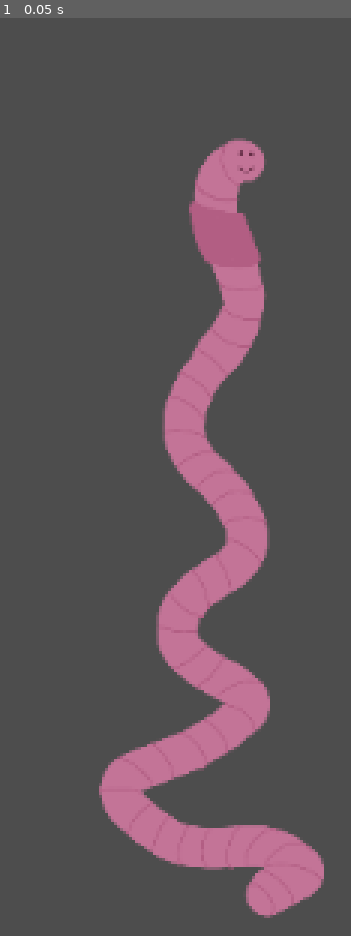
Above: before the commit, frame 1.
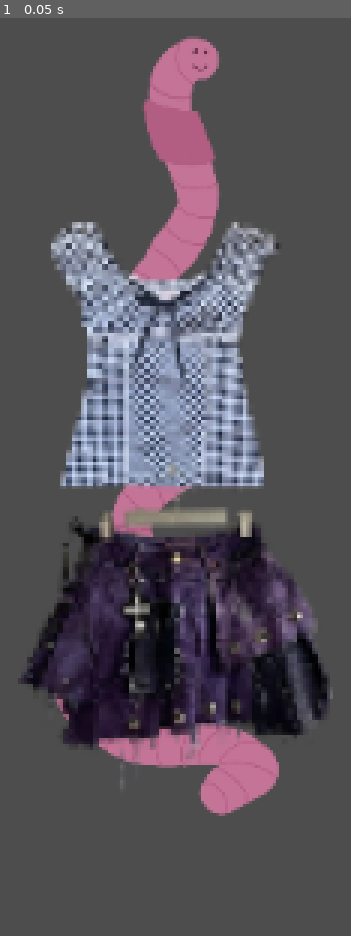
Above: after the commit, the same moment.

Repository: WiktorKociuba/worm-up
Game: Godot game, scene res://character_body_2d.tscn
Two runs of this game, one before a commit and one after it. Both use one fixed random seed, a clock stepped at 60 frames per second and the inputs below.
Inputs:
- Up to frame 1 (0.05 s): no input

The runs differ from the first frame. In frame 1, 39% of the frame differs, in the area x 5-95%, y 1-99%.

Commit message:
Add wardrobe

Diff:
--- a/character_body_2d.gd
+++ b/character_body_2d.gd
@@ -1,13 +1,40 @@
 extends CharacterBody2D
 
+@export var headItems: Array[Sprite2D] = []
+@export var neckItems: Array[Sprite2D] = []
+@export var topItems: Array[Sprite2D] = []
+@export var bottomItems: Array[Sprite2D] = []
 
 const SPEED = 300.0
-const JUMP_VELOCITY = -400.0
 
+func _ready() -> void:
+    setupClothes()
+    Clothes.clothesChanged.connect(setupClothes)
+
+func setupClothes() -> void:
+    for item in headItems:
+        if item != null:
+            item.visible = false
+    for item in neckItems:
+        if item != null:
+            item.visible = false
+    for item in topItems:
+        if item != null:
+            item.visible = false
+    for item in bottomItems:
+        if item != null:
+            item.visible = false
+    if headItems.size() > Clothes.head:
+        headItems[Clothes.head].visible = true
+    if neckItems.size() > Clothes.neck:
+        neckItems[Clothes.neck].visible = true
+    if topItems.size() > Clothes.top:
+        topItems[Clothes.top].visible = true
+    if bottomItems.size() > Clothes.bottom:
+        print(Clothes.bottom)
+        bottomItems[Clothes.bottom].visible = true
 
 func _physics_process(delta: float) -> void:
-    # Get the input direction and handle the movement/deceleration.
-    # As good practice, you should replace UI actions with custom gameplay actions.
     var direction := Input.get_axis("left", "right")
     if direction:
         velocity.x = direction * SPEED
--- a/character_body_2d.tscn
+++ b/character_body_2d.tscn
@@ -2,20 +2,90 @@
 
 [ext_resource type="Script" uid="uid://dk7dg87blqm0g" path="res://character_body_2d.gd" id="1_ij6vw"]
 [ext_resource type="Texture2D" uid="uid://c7k3wkaxp0tco" path="res://Grafika_bez_nazwy (1).png" id="2_ij6vw"]
+[ext_resource type="Texture2D" uid="uid://c0xtswq8nu4eg" path="res://clothes/top/top1.png" id="3_1kp85"]
+[ext_resource type="Texture2D" uid="uid://d0jgqeej543sf" path="res://clothes/top/top2.png" id="4_qnedo"]
+[ext_resource type="Texture2D" uid="uid://cei1fmyuvnip" path="res://clothes/top/top3.png" id="5_wyqjk"]
+[ext_resource type="Texture2D" uid="uid://c3obqmkej71ka" path="res://clothes/top/top4.png" id="6_k85er"]
+[ext_resource type="Texture2D" uid="uid://di7hdbk5n00se" path="res://clothes/top/top5.png" id="7_ebjds"]
+[ext_resource type="Texture2D" uid="uid://c8owsf4oeii1r" path="res://clothes/top/top6.png" id="8_y1dt5"]
+[ext_resource type="Texture2D" uid="uid://b68xcblln4ool" path="res://clothes/top/top7.png" id="9_au0nh"]
+[ext_resource type="Texture2D" uid="uid://ckgnrrdgcfvo2" path="res://clothes/top/top8.png" id="10_76bt2"]
+[ext_resource type="Texture2D" uid="uid://b2ftkcwhphdb6" path="res://clothes/bottom/bottom1.png" id="11_wyqjk"]
+[ext_resource type="Texture2D" uid="uid://cpr17s041rhqa" path="res://clothes/bottom/bottom2.png" id="12_k85er"]
 
 [sub_resource type="RectangleShape2D" id="RectangleShape2D_44cfe"]
 size = Vector2(117, 372)
 
-[node name="CharacterBody2D" type="CharacterBody2D" unique_id=239766747]
+[node name="CharacterBody2D" type="CharacterBody2D" unique_id=239766747 node_paths=PackedStringArray("topItems", "bottomItems")]
 script = ExtResource("1_ij6vw")
+topItems = [NodePath("topItems/top1"), NodePath("topItems/Top2"), NodePath("topItems/Top3"), NodePath("topItems/Top4"), NodePath("topItems/Top5"), NodePath("topItems/Top6"), NodePath("topItems/Top7"), NodePath("topItems/Top8")]
+bottomItems = [NodePath("bottomItems/Bottom1"), NodePath("bottomItems/Bottom2")]
 
 [node name="CollisionShape2D" type="CollisionShape2D" parent="." unique_id=1944375968]
-position = Vector2(19.5, 42)
+position = Vector2(-4, -16)
 shape = SubResource("RectangleShape2D_44cfe")
 
 [node name="Sprite2D" type="Sprite2D" parent="." unique_id=641262355]
-position = Vector2(4.0000153, 6)
+position = Vector2(-18, -43)
 scale = Vector2(0.20609759, 0.20609759)
 texture = ExtResource("2_ij6vw")
 
 [node name="Camera2D" type="Camera2D" parent="." unique_id=677570470]
+
+[node name="headItems" type="Node2D" parent="." unique_id=2064575868]
+
+[node name="neckItems" type="Node2D" parent="." unique_id=1168495543]
+
+[node name="topItems" type="Node2D" parent="." unique_id=980187481]
+
+[node name="top1" type="Sprite2D" parent="topItems" unique_id=160149955]
+position = Vector2(-9, -45)
+scale = Vector2(0.27, 0.27)
+texture = ExtResource("3_1kp85")
+
+[node name="Top2" type="Sprite2D" parent="topItems" unique_id=883640062]
+position = Vector2(-4, -48)
+scale = Vector2(0.27373737, 0.27373737)
+texture = ExtResource("4_qnedo")
+
+[node name="Top3" type="Sprite2D" parent="topItems" unique_id=1060241047]
+position = Vector2(-8, 13)
+scale = Vector2(0.4919355, 0.4919355)
+texture = ExtResource("5_wyqjk")
+
+[node name="Top4" type="Sprite2D" parent="topItems" unique_id=958861017]
+position = Vector2(-1.9999847, -49.000046)
+scale = Vector2(0.292, 0.292)
+texture = ExtResource("6_k85er")
+
+[node name="Top5" type="Sprite2D" parent="topItems" unique_id=1798537993]
+position = Vector2(0, -48.999985)
+scale = Vector2(0.2572383, 0.25723833)
+texture = ExtResource("7_ebjds")
+
+[node name="Top6" type="Sprite2D" parent="topItems" unique_id=1103321040]
+position = Vector2(1, -45.000004)
+scale = Vector2(0.2905, 0.2905)
+texture = ExtResource("8_y1dt5")
+
+[node name="Top7" type="Sprite2D" parent="topItems" unique_id=875530952]
+position = Vector2(2.9999971, -56)
+scale = Vector2(0.35080644, 0.35080647)
+texture = ExtResource("9_au0nh")
+
+[node name="Top8" type="Sprite2D" parent="topItems" unique_id=1767738197]
+position = Vector2(-1, -39)
+scale = Vector2(0.30700004, 0.30700004)
+texture = ExtResource("10_76bt2")
+
+[node name="bottomItems" type="Node2D" parent="." unique_id=202959923]
+
+[node name="Bottom1" type="Sprite2D" parent="bottomItems" unique_id=1807511814]
+position = Vector2(-4, 80.000015)
+scale = Vector2(0.36143187, 0.3614319)
+texture = ExtResource("11_wyqjk")
+
+[node name="Bottom2" type="Sprite2D" parent="bottomItems" unique_id=55168874]
+position = Vector2(-1.9999924, 54)
+scale = Vector2(0.22199999, 0.22199999)
+texture = ExtResource("12_k85er")
--- /dev/null
+++ b/chooseClothes.gd
@@ -0,0 +1,37 @@
+extends Node2D
+
+
+
+
+func _on_head_item_list_item_clicked(index: int, at_position: Vector2, mouse_button_index: int) -> void:
+    Clothes.head = index
+    Clothes.clothesChanged.emit()
+
+
+func _on_neck_item_list_item_clicked(index: int, at_position: Vector2, mouse_button_index: int) -> void:
+    Clothes.neck = index
+    Clothes.clothesChanged.emit()
+
+func _on_top_item_list_item_clicked(index: int, at_position: Vector2, mouse_button_index: int) -> void:
+    Clothes.top = index
+    Clothes.clothesChanged.emit()
+    print(Clothes.top)
+
+func _on_bottom_item_list_item_clicked(index: int, at_position: Vector2, mouse_button_index: int) -> void:
+    Clothes.bottom = index
+    Clothes.clothesChanged.emit()
+
+
+func _on_choose_clothes_type_item_clicked(index: int, at_position: Vector2, mouse_button_index: int) -> void:
+    $HeadItemList.visible = false
+    $NeckItemList.visible = false
+    $TopItemList.visible = false
+    $BottomItemList.visible = false
+    if index == 0:
+        $HeadItemList.visible = true
+    if index == 1:
+        $NeckItemList.visible = true
+    if index == 2:
+        $TopItemList.visible = true
+    if index == 3:
+        $BottomItemList.visible = true
--- /dev/null
+++ b/clothes.gd
@@ -0,0 +1,8 @@
+extends Node
+
+signal clothesChanged
+
+var head = 0
+var neck = 0
+var top = 0
+var bottom = 0
--- a/project.godot
+++ b/project.godot
@@ -14,6 +14,10 @@
 run/main_scene="uid://dnj1j2lvwgnkw"
 config/features=PackedStringArray("4.6", "GL Compatibility")
 config/icon="res://icon.svg"
+
+[autoload]
+
+Clothes="*uid://b2nmnxr87tmas"
 
 [input]
 
--- a/wardrobe.tscn
+++ b/wardrobe.tscn
@@ -1,3 +1,81 @@
 [gd_scene format=3 uid="uid://dpros3yya5ijw"]
 
+[ext_resource type="Script" uid="uid://bhw7dyep1xih2" path="res://chooseClothes.gd" id="2_g2r1m"]
+[ext_resource type="PackedScene" uid="uid://dnj1j2lvwgnkw" path="res://character_body_2d.tscn" id="2_kft4c"]
+[ext_resource type="Texture2D" uid="uid://c0xtswq8nu4eg" path="res://clothes/top/top1.png" id="3_3uy7g"]
+[ext_resource type="Texture2D" uid="uid://b2ftkcwhphdb6" path="res://clothes/bottom/bottom1.png" id="3_rr0sa"]
+[ext_resource type="Texture2D" uid="uid://d0jgqeej543sf" path="res://clothes/top/top2.png" id="4_rr0sa"]
+[ext_resource type="Texture2D" uid="uid://cpr17s041rhqa" path="res://clothes/bottom/bottom2.png" id="4_sp7kv"]
+[ext_resource type="Texture2D" uid="uid://cei1fmyuvnip" path="res://clothes/top/top3.png" id="5_sp7kv"]
+[ext_resource type="Texture2D" uid="uid://c3obqmkej71ka" path="res://clothes/top/top4.png" id="6_b1k6g"]
+[ext_resource type="Texture2D" uid="uid://di7hdbk5n00se" path="res://clothes/top/top5.png" id="7_uq810"]
+[ext_resource type="Texture2D" uid="uid://c8owsf4oeii1r" path="res://clothes/top/top6.png" id="8_xgcoa"]
+[ext_resource type="Texture2D" uid="uid://b68xcblln4ool" path="res://clothes/top/top7.png" id="9_veeku"]
+[ext_resource type="Texture2D" uid="uid://ckgnrrdgcfvo2" path="res://clothes/top/top8.png" id="10_c1gm6"]
+
 [node name="wardrobe" type="Node2D" unique_id=1271117142]
+script = ExtResource("2_g2r1m")
+
+[node name="CharacterBody2D" parent="." unique_id=239766747 instance=ExtResource("2_kft4c")]
+position = Vector2(-6, -82)
+
+[node name="ChooseClothesType" type="ItemList" parent="CharacterBody2D" unique_id=255274559]
+offset_left = 222.0
+offset_top = -186.0
+offset_right = 448.0
+offset_bottom = -146.0
+item_count = 4
+max_columns = 4
+item_0/text = "Head"
+item_1/text = "Neck"
+item_2/text = "Top"
+item_3/text = "Bottom"
+
+[node name="BottomItemList" type="ItemList" parent="." unique_id=1510440075]
+offset_left = 216.0
+offset_top = -228.0
+offset_right = 442.0
+offset_bottom = 93.0
+item_count = 2
+max_columns = 2
+fixed_icon_size = Vector2i(100, 100)
+item_0/icon = ExtResource("3_rr0sa")
+item_1/icon = ExtResource("4_sp7kv")
+
+[node name="TopItemList" type="ItemList" parent="." unique_id=440612935]
+visible = false
+offset_left = 216.0
+offset_top = -228.0
+offset_right = 442.0
+offset_bottom = 93.0
+item_count = 8
+max_columns = 3
+fixed_icon_size = Vector2i(100, 100)
+item_0/icon = ExtResource("3_3uy7g")
+item_1/icon = ExtResource("4_rr0sa")
+item_2/icon = ExtResource("5_sp7kv")
+item_3/icon = ExtResource("6_b1k6g")
+item_4/icon = ExtResource("7_uq810")
+item_5/icon = ExtResource("8_xgcoa")
+item_6/icon = ExtResource("9_veeku")
+item_7/icon = ExtResource("10_c1gm6")
+
+[node name="NeckItemList" type="ItemList" parent="." unique_id=1188148195]
+visible = false
+offset_left = 216.0
+offset_top = -228.0
+offset_right = 442.0
+offset_bottom = 93.0
+
+[node name="HeadItemList" type="ItemList" parent="." unique_id=1826214435]
+visible = false
+offset_left = 216.0
+offset_top = -228.0
+offset_right = 442.0
+offset_bottom = 93.0
+
+[connection signal="item_clicked" from="CharacterBody2D/ChooseClothesType" to="." method="_on_choose_clothes_type_item_clicked"]
+[connection signal="item_clicked" from="BottomItemList" to="." method="_on_bottom_item_list_item_clicked"]
+[connection signal="item_clicked" from="TopItemList" to="." method="_on_top_item_list_item_clicked"]
+[connection signal="item_clicked" from="NeckItemList" to="." method="_on_neck_item_list_item_clicked"]
+[connection signal="item_clicked" from="HeadItemList" to="." method="_on_head_item_list_item_clicked"]
Not shown, added: chooseClothes.gd.uid
Not shown, added: clothes.gd.uid
Binary file added: clothes/Untitled61_20260228102551.png
Not shown, added: clothes/Untitled61_20260228102551.png.import
Binary file added: clothes/bottom/bottom1.png
Not shown, added: clothes/bottom/bottom1.png.import
Binary file added: clothes/bottom/bottom2.png
Not shown, added: clothes/bottom/bottom2.png.import
Binary file added: clothes/pxArt.png
Not shown, added: clothes/pxArt.png.import
Binary file added: clothes/top/top1.png
Not shown, added: clothes/top/top1.png.import
(and 14 more such lines)
